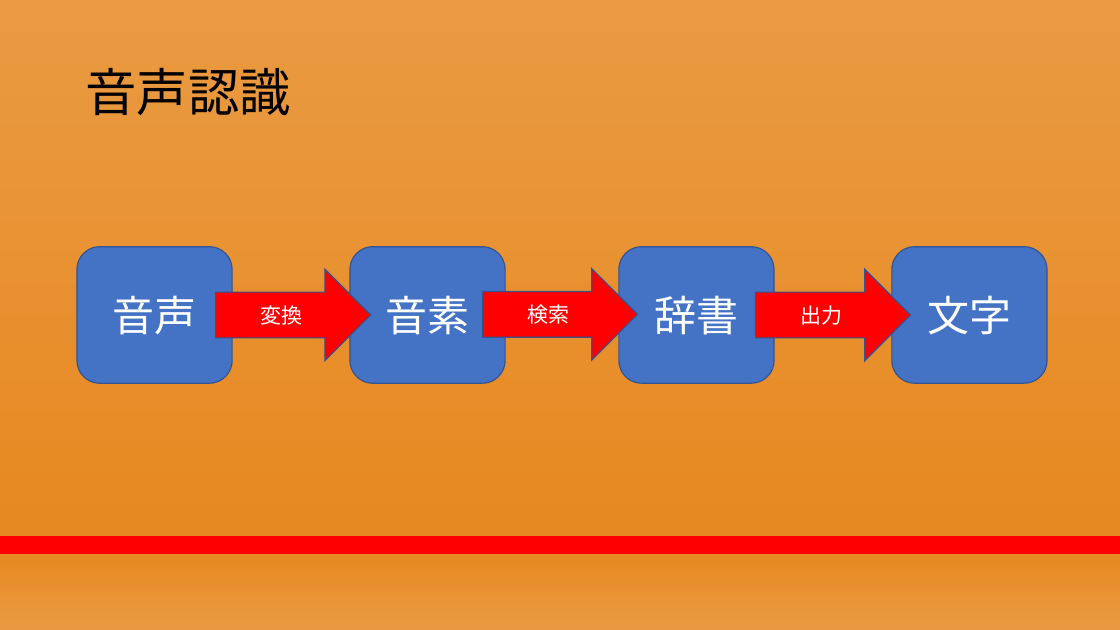
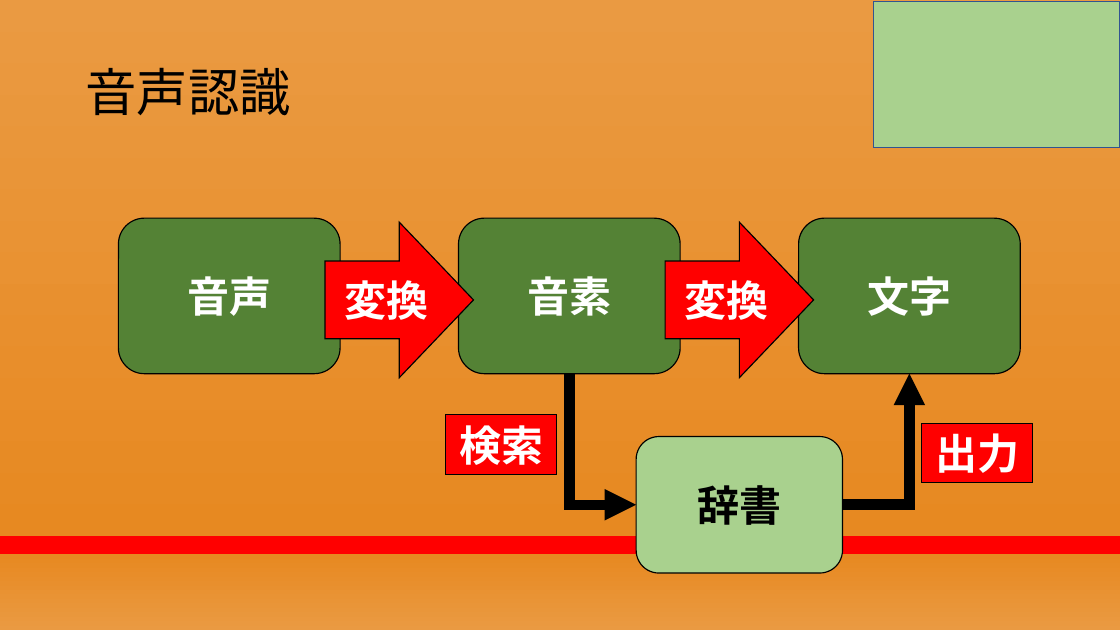
Before and after one commit to RikiishiSuzunosuke/AIspeaker_yosie, a slide deck: slide 6 of presentation/AIスピーカー開発_2.pptx. Drawn at 1120x630 pixels with LibreOffice and Linux fonts; fonts in the diff are those of the drawing. Boxes give left, top, right and bottom in pixels: in the first picture for what was removed or moved away, otherwise in the second. Text is boxed around its words. In the diff, an @@ line names an element or a change of style, - is before the commit and + after.

```diff
--- a/presentation/AIスピーカー開発_2.pptx
+++ b/presentation/AIスピーカー開発_2.pptx
@@ rectangle added at (874,2,1120,148), fill #A9D18E, outline #325491 1 pt @@
@@ rounded rectangle "音声": place and size @@
-rounded rectangle "音声" at (77,247,233,383)
+rounded rectangle "音声" at (118,218,340,374)
@@ right arrow "変換": place and size @@
-right arrow "変換" at (216,269,371,360)
+right arrow "変換" at (325,222,474,377)
@@ right arrow "変換" at (325,222,474,377): size 18 to 36 pt, bold on; alignment centre to right; outline #325491 1 pt to #000000 1 pt @@
@@ bold on; fill #4472C4 to #548235; outline #325491 1 pt to #000000 1 pt in 3 elements at (799,218,1021,374), (118,218,340,374), (459,218,681,374) @@
@@ rounded rectangle "音素": place and size @@
-rounded rectangle "音素" at (350,247,506,383)
+rounded rectangle "音素" at (459,218,681,374)
@@ right arrow added at (665,222,814,377), fill #FF0000, outline #000000 1 pt, 36 pt, text #FFFFFF, bold @@
+変換
@@ rounded rectangle "文字": place and size @@
-rounded rectangle "文字" at (892,247,1048,383)
+rounded rectangle "文字" at (799,218,1021,374)
@@ elbow arrow added from (570, 374) to (636, 505), #000000 9 pt @@
@@ elbow arrow added from (843, 505) to (910, 374), #000000 9 pt @@
@@ rectangle "検索": place and size @@
-rectangle "検索" at (482,269,638,360)
+rectangle "検索" at (446,415,557,475)
@@ rectangle "検索" at (446,415,557,475): size 18 to 36 pt, bold on; vertical alignment middle to top; right arrow to rectangle; outline #325491 1 pt to #000000 0.75 pt @@
@@ rounded rectangle "辞書": place and size @@
-rounded rectangle "辞書" at (619,247,775,383)
+rounded rectangle "辞書" at (636,437,843,573)
@@ rounded rectangle "辞書" at (636,437,843,573): text colour #FFFFFF to #000000, bold on; fill #4472C4 to #A9D18E; outline #325491 1 pt to #000000 1 pt @@
@@ rectangle "出力" at (922,423,1033,483): size 18 to 36 pt, bold on; vertical alignment middle to top; right arrow to rectangle; outline #325491 1 pt to #000000 0.75 pt @@
@@ rectangle "出力": place and size @@
-rectangle "出力" at (755,269,911,360)
+rectangle "出力" at (922,423,1033,483)
```
Also in this commit, not shown: 5 other slides changed, 3 slides added, 5 slides removed, 4 other files.
